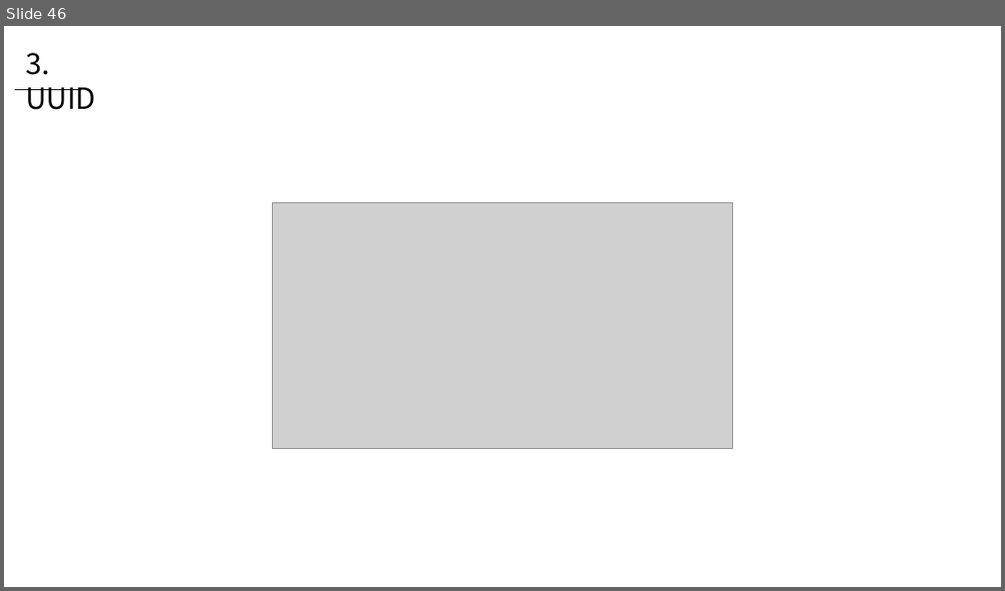
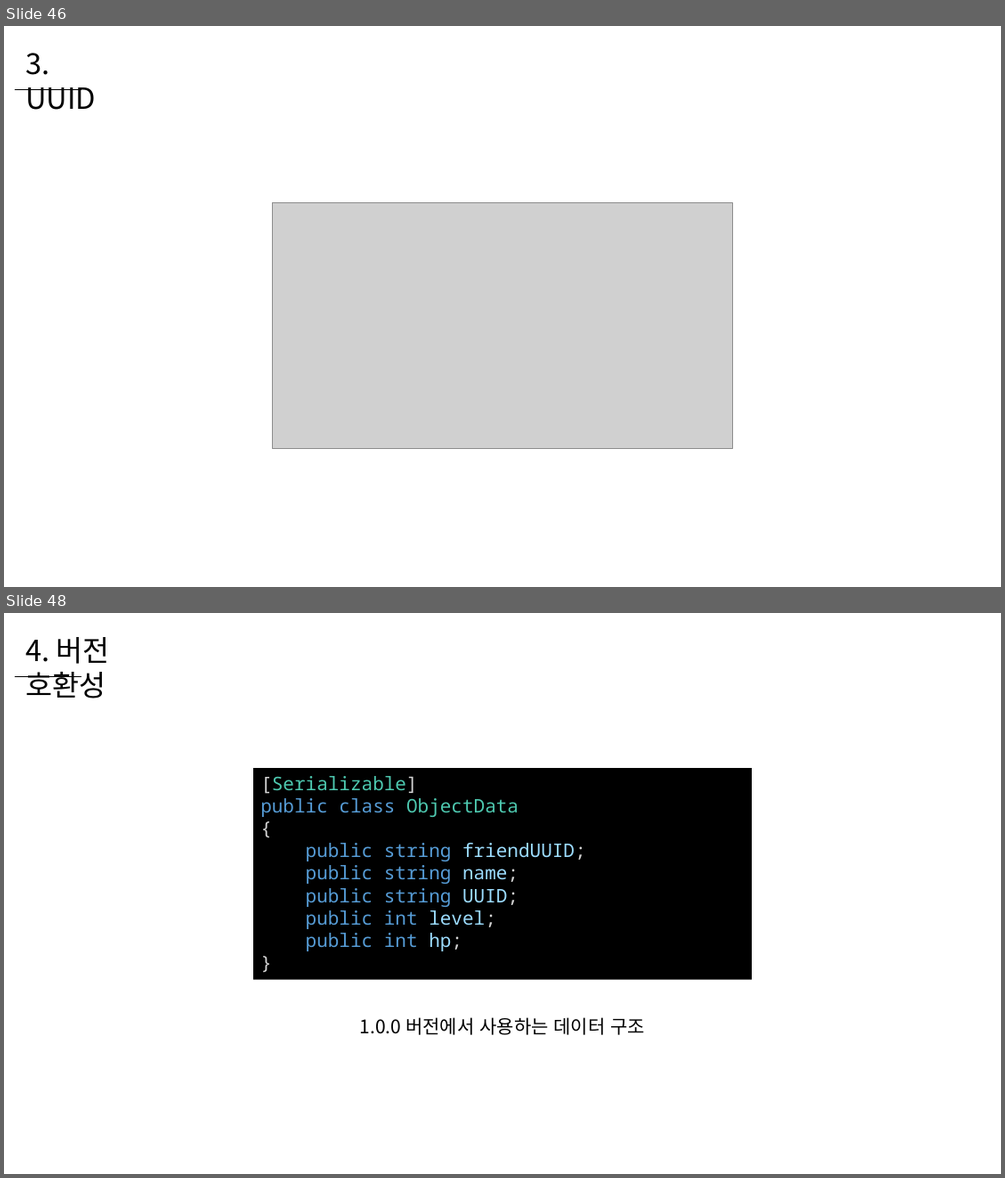
Before and after one commit to WooLyung/2022-Unity-Lecture, a slide deck: 5 - 데이터 관리 심화.pptx. Shown one above the other, each under a label of ours: slide 46 before the commit, slides 46 and 48 after it; the slides between them are not shown. The pictures are 1005x591 and 1005x1178 pixels, drawn with LibreOffice and Linux fonts; fonts in the diff are those of the drawing; grey boxes stand for pictures. Boxes give left, top, right and bottom in pixels: in the first picture for what was removed or moved away, otherwise in the second. Text is boxed around its words. In the diff, an @@ line names an element or a change of style, - is before the commit and + after.

```diff
--- a/5 - 데이터 관리 심화.pptx
+++ b/5 - 데이터 관리 심화.pptx
@@ slide 48 added at [4, 613, 1001, 1174], background #FFFFFF @@
@@ text added at [25, 637, 110, 698], 28 pt, text #000000 @@
+4. 버전 호환성
@@ line added from (15, 676) to (81, 676), #000000 0.5 pt @@
@@ rectangle added at [253, 768, 752, 980], fill #000000, 18 pt, text #569CD6 @@
+[Serializable]
+public class ObjectData
+{
+public string friendUUID;
+public string name;
+public string UUID;
+public int level;
+public int hp;
+}
@@ text added at [360, 1017, 645, 1035], 18 pt, text #000000 @@
+1.0.0 버전에서 사용하는 데이터 구조
```
Also in this commit, not shown: 2 slides changed, 16 other slides added.
